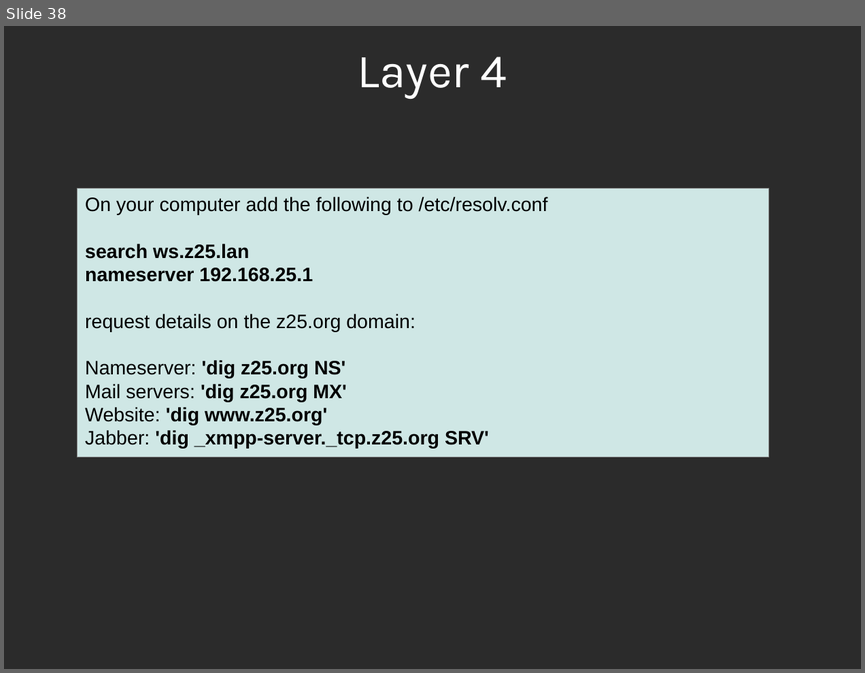
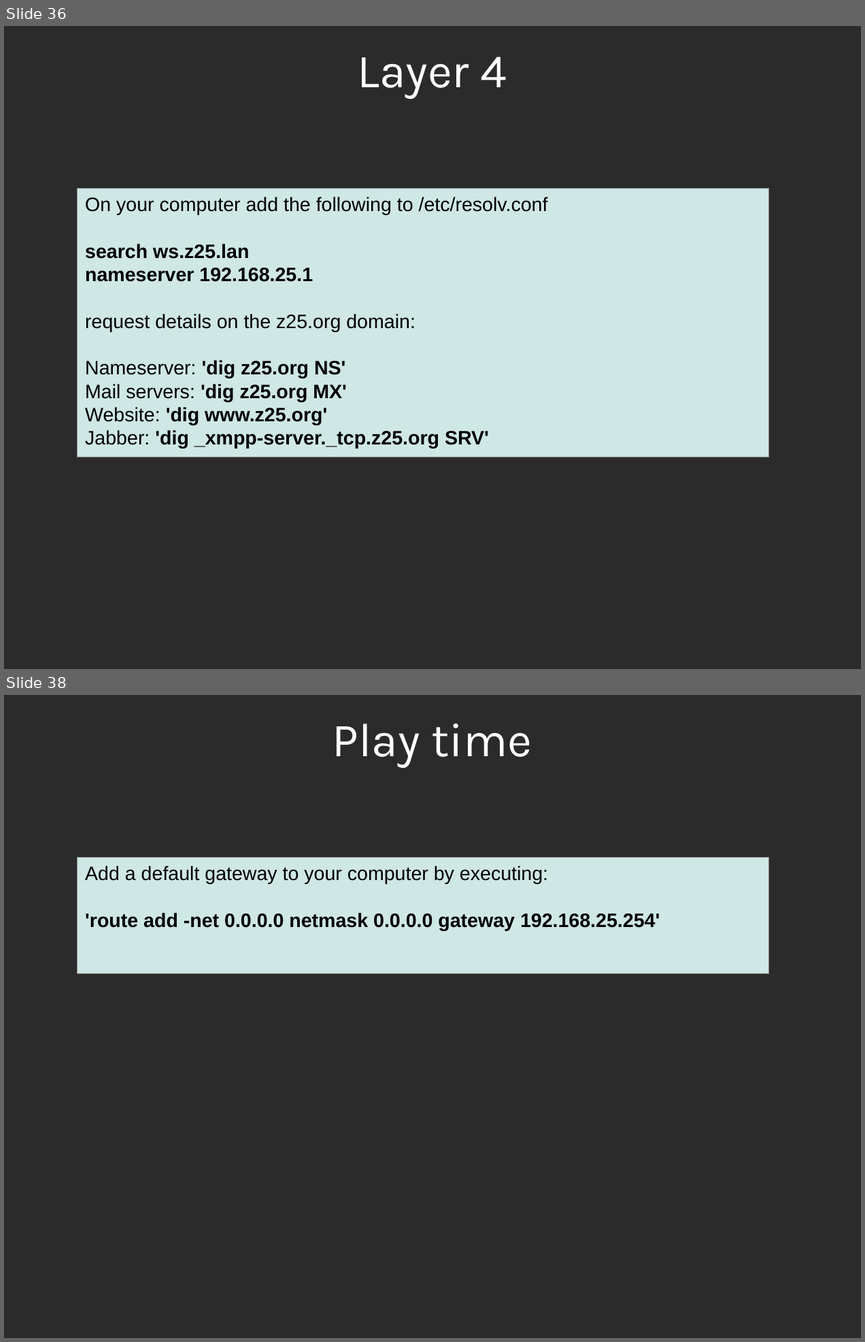
Before and after one commit to sphaero/workshops, a slide deck: Networking/presentation.odp. Shown one above the other, each under a label of ours: slide 38 before the commit, slides 36 and 38 after it; the slides between them are not shown. The pictures are 865x673 and 865x1342 pixels, drawn with LibreOffice and Linux fonts; fonts in the diff are those of the drawing; background and template pictures are left out; a plain dark background stands for a picture behind light text. Boxes give left, top, right and bottom in pixels: in the first picture for what was removed or moved away, otherwise in the second. Text is boxed around its words. In the diff, an @@ line names an element or a change of style, - is before the commit and + after.

```diff
--- a/Networking/presentation.odp
+++ b/Networking/presentation.odp
@@ slide 38 added at (4,695,861,1338), background picture (left out) @@
@@ title added at (332,724,532,768), 44 pt, text #FFFFFF @@
+Play time
@@ rectangle added at (77,858,769,974), fill #CFE7E5, outline #808080 0 pt, 18 pt, text #000000, bold @@
+Add a default gateway to your computer by executing:
+'route add -net 0.0.0.0 netmask 0.0.0.0 gateway 192.168.25.254'
@@ what was slide 38 is now slide 36 @@
```
Also in this commit, not shown: 4 slides changed, 7 other slides added, 2 slides removed, 1 other file.
